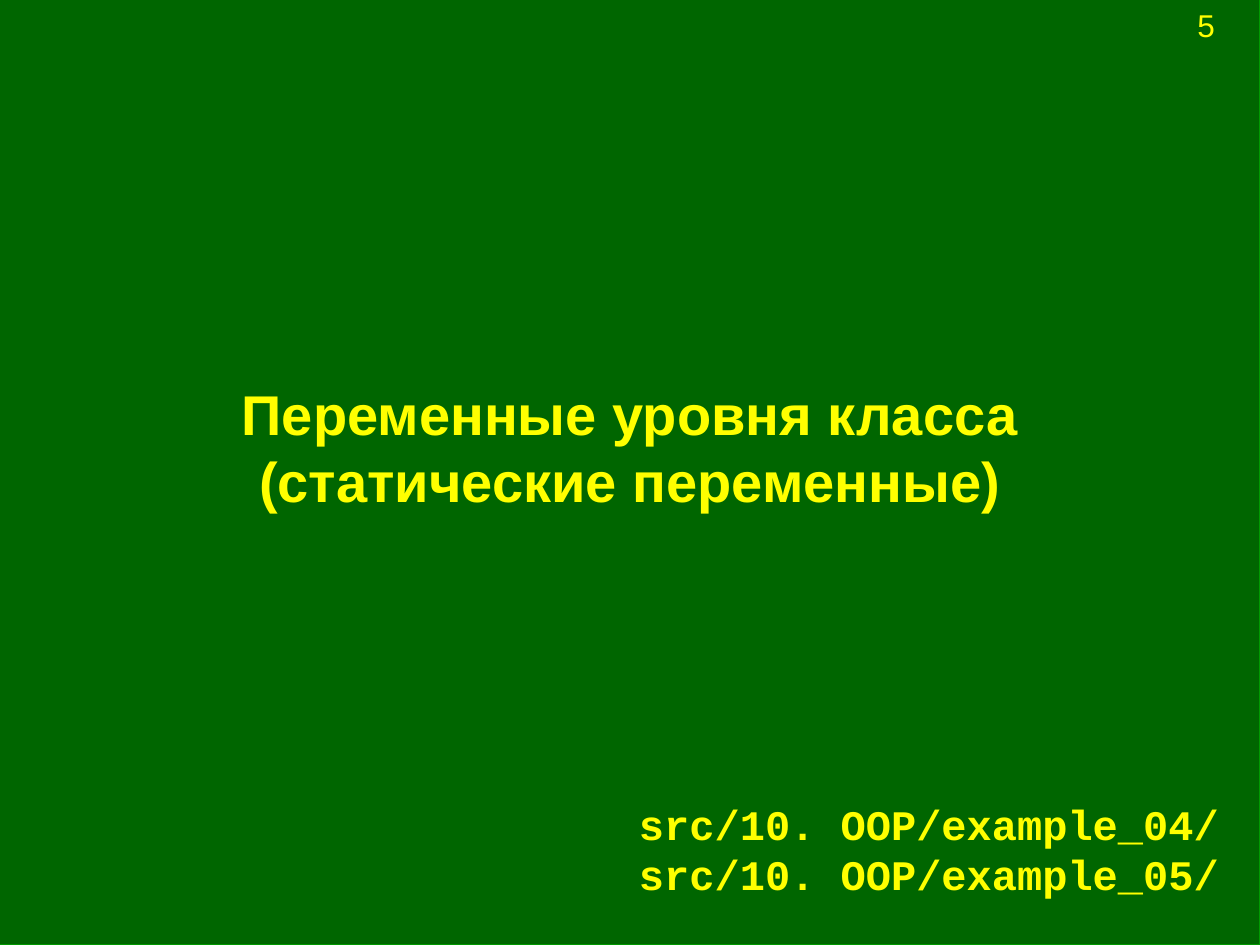
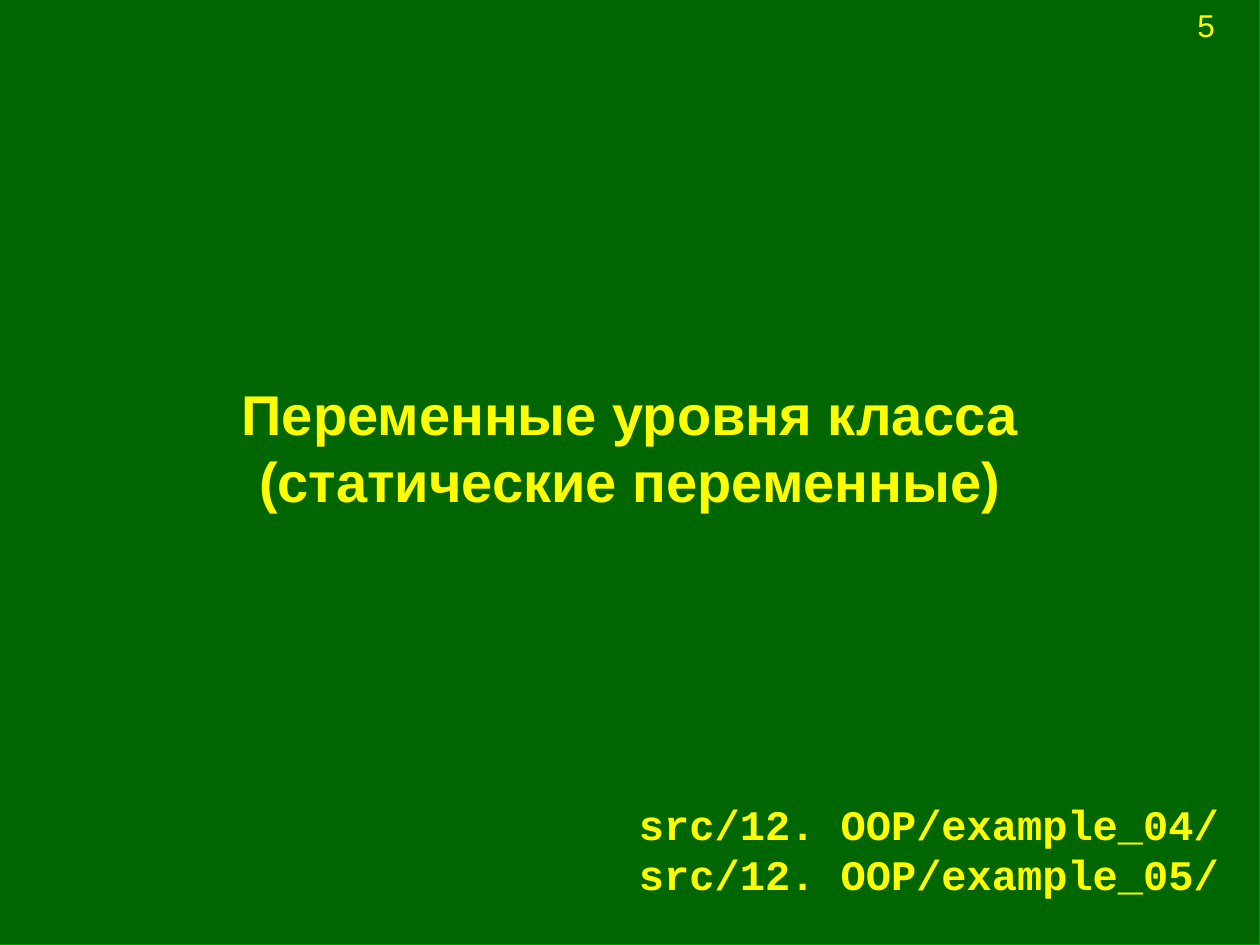
Before and after one commit to Jenyay/modelling, a slide deck: slide 5 of python language/presentations/12. OOP.odp. Drawn at 1260x945 pixels with LibreOffice and Linux fonts; fonts in the diff are those of the drawing. Boxes give left, top, right and bottom in pixels: in the first picture for what was removed or moved away, otherwise in the second. Text is boxed around its words. In the diff, an @@ line names an element or a change of style, - is before the commit and + after.

```diff
--- a/python language/presentations/12. OOP.odp
+++ b/python language/presentations/12. OOP.odp
@@ title at (x1=639, y1=809, x2=1219, y2=899): text changed @@
-src/10. OOP/example_04/
-src/10. OOP/example_05/
+src/12. OOP/example_04/
+src/12. OOP/example_05/
```
Also in this commit, not shown: 6 other slides changed.
